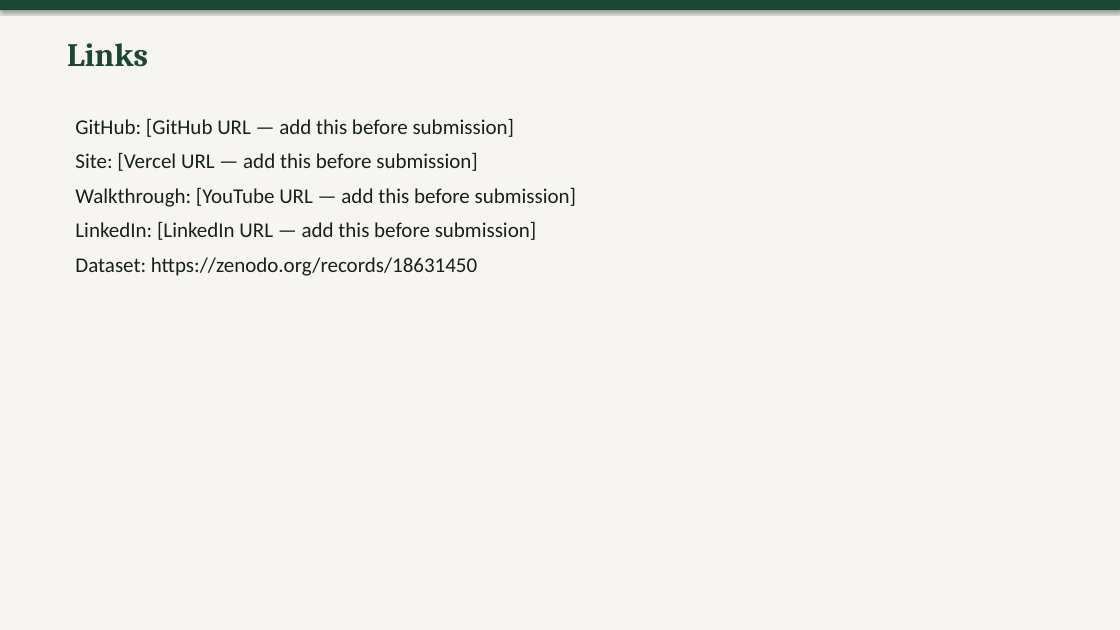
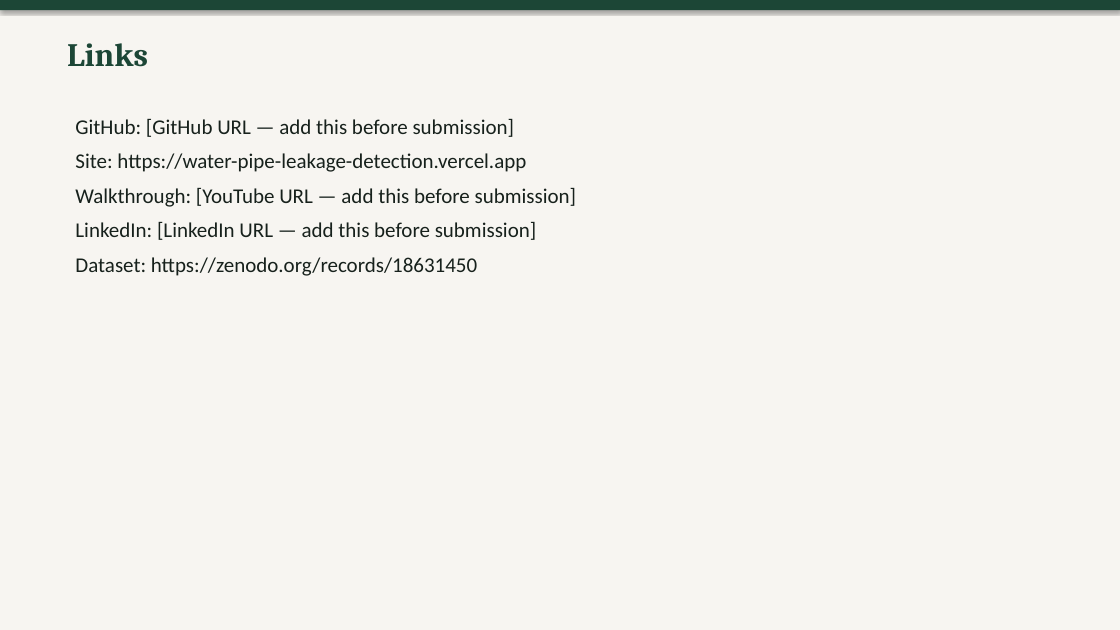
Before and after one commit to Zaidranjha095/water-pipe-leakage-detection, a slide deck: slide 11 of presentation/presentation.pptx. Drawn at 1120x630 pixels with LibreOffice and Linux fonts; fonts in the diff are those of the drawing. Boxes give left, top, right and bottom in pixels: in the first picture for what was removed or moved away, otherwise in the second. Text is boxed around its words. In the diff, an @@ line names an element or a change of style, - is before the commit and + after.

```diff
--- a/presentation/presentation.pptx
+++ b/presentation/presentation.pptx
@@ text at (75,153,526,172): text changed @@
-Site: [Vercel URL — add this before submission]
+Site: https://water-pipe-leakage-detection.vercel.app
```
Also in this commit, not shown: 6 other files.
